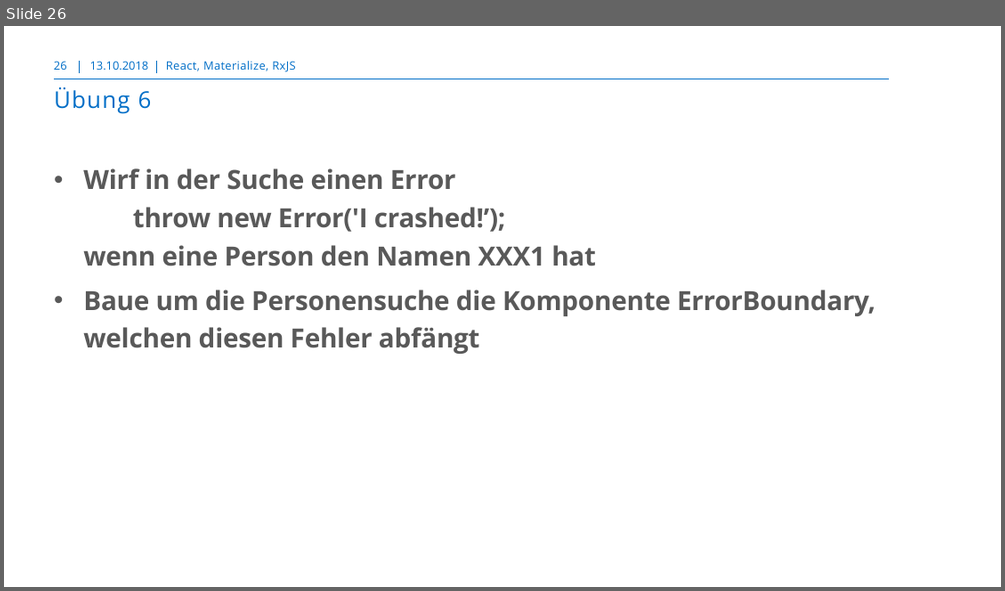
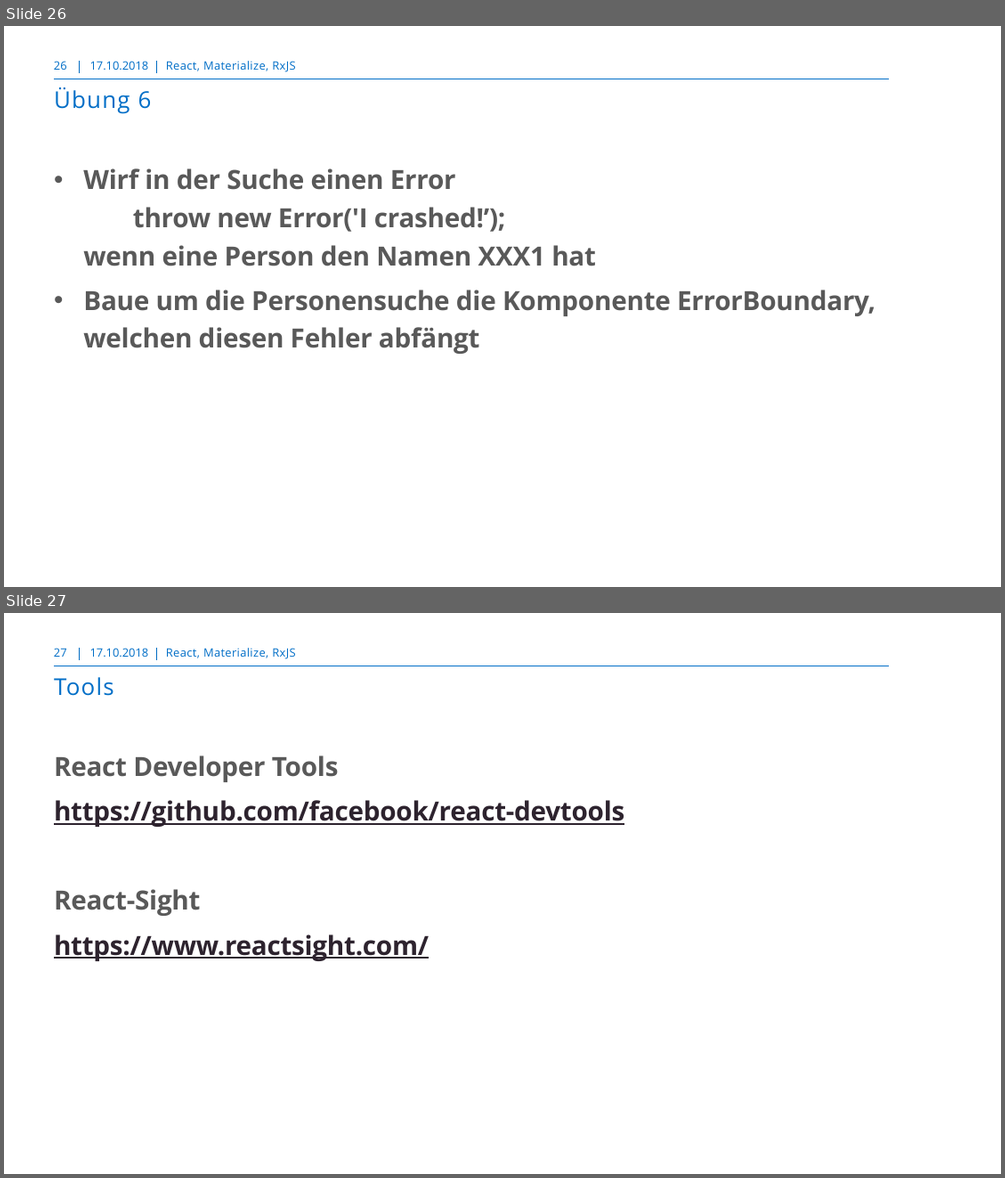
Before and after one commit to markusborer/ReactSample, a slide deck: React.pptx. Shown one above the other, each under a label of ours: slide 26 before the commit, slides 26 and 27 after it. The pictures are 1005x591 and 1005x1178 pixels, drawn with LibreOffice and Linux fonts; fonts in the diff are those of the drawing; background and template pictures are left out. Boxes give left, top, right and bottom in pixels: in the first picture for what was removed or moved away, otherwise in the second. Text is boxed around its words. In the diff, an @@ line names an element or a change of style, - is before the commit and + after.

```diff
--- a/React.pptx
+++ b/React.pptx
@@ slide 27 added at [4, 613, 1001, 1174], background #FFFFFF; not listed: 3 template elements that a slide beside it also shows @@
@@ page number added at [54, 648, 67, 657], 10.5 pt, text #006EC7 @@
+27
@@ text added at [90, 648, 149, 657], 10.5 pt, text #006EC7 @@
+17.10.2018
@@ text added at [166, 648, 295, 659], 10.5 pt, text #006EC7 @@
+React, Materialize, RxJS
@@ title added at [54, 677, 114, 696], 21 pt, text #006EC7 @@
+Tools
@@ text added at [54, 755, 624, 961], 24 pt, text #2D232E, bold, underline @@
+React Developer Tools
+https://github.com/facebook/react-devtools
+React-Sight
+https://www.reactsight.com/
@@ slide 26 changed as well @@
@@ text at [90, 61, 149, 70]: text changed @@
-13.10.2018
+17.10.2018
```
Also in this commit, not shown: 26 other slides changed.
